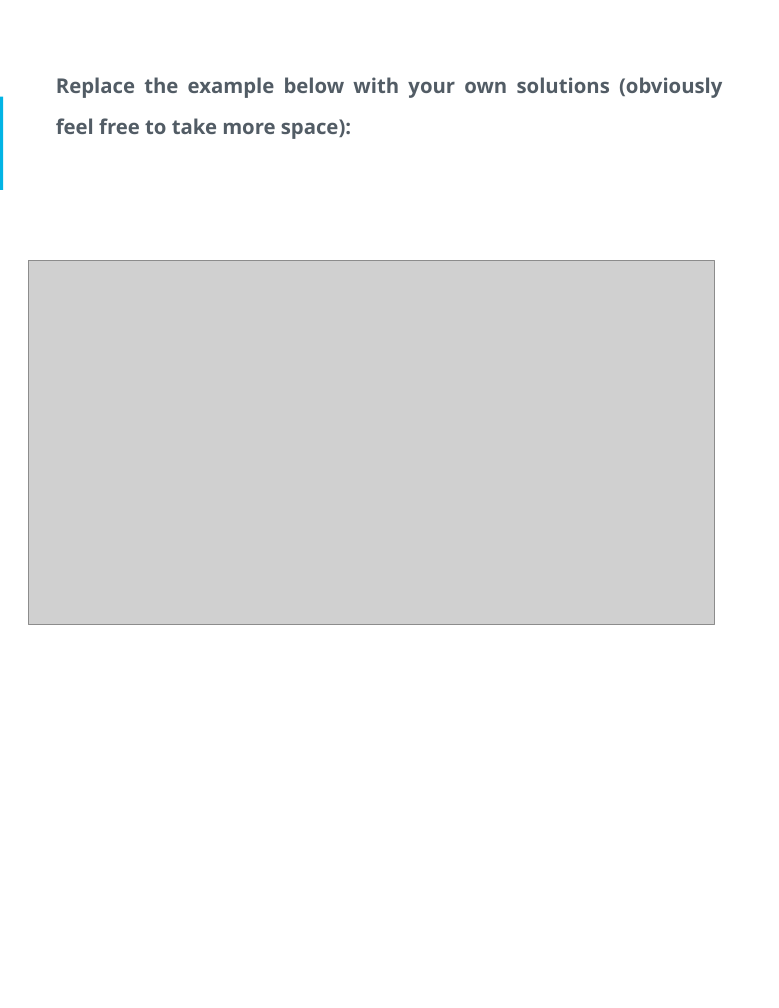
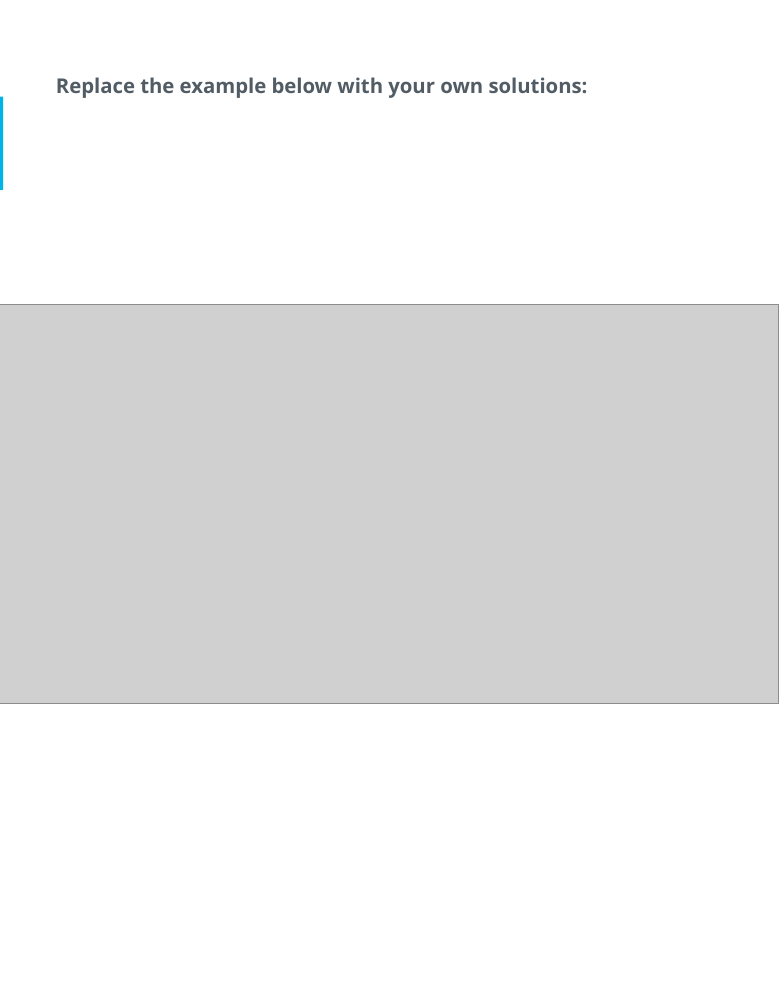
Before and after one commit to mattssll/udacity_data_architect, a slide deck: slide 5 of 4. Data Governance/Project/Starter Template_.pptx (slide 8 before the commit). Drawn at 779x1008 pixels with LibreOffice and Linux fonts; fonts in the diff are those of the drawing; grey boxes stand for pictures. Boxes give left, top, right and bottom in pixels: in the first picture for what was removed or moved away, otherwise in the second. Text is boxed around its words. In the diff, an @@ line names an element or a change of style, - is before the commit and + after.

```diff
--- a/4. Data Governance/Project/Starter Template_.pptx
+++ b/4. Data Governance/Project/Starter Template_.pptx
@@ text at (x1=56, y1=77, x2=588, y2=98): text changed @@
-Replace the example below with your own solutions (obviously feel free to take more space):
+Replace the example below with your own solutions:
@@ picture resized from (x1=28, y1=261, x2=714, y2=625) to (x1=0, y1=304, x2=779, y2=704) @@
```
Also in this commit, not shown: 5 other slides changed, 7 slides removed, 22 other files.
